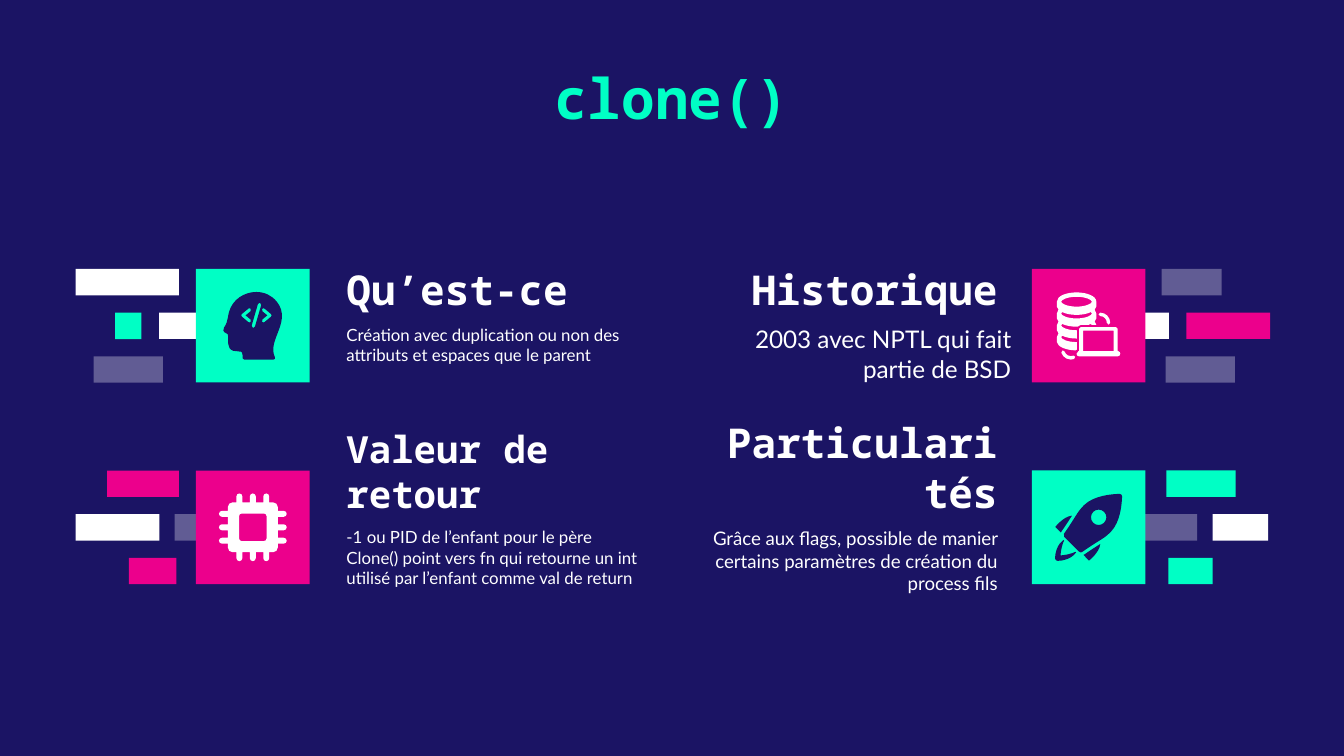
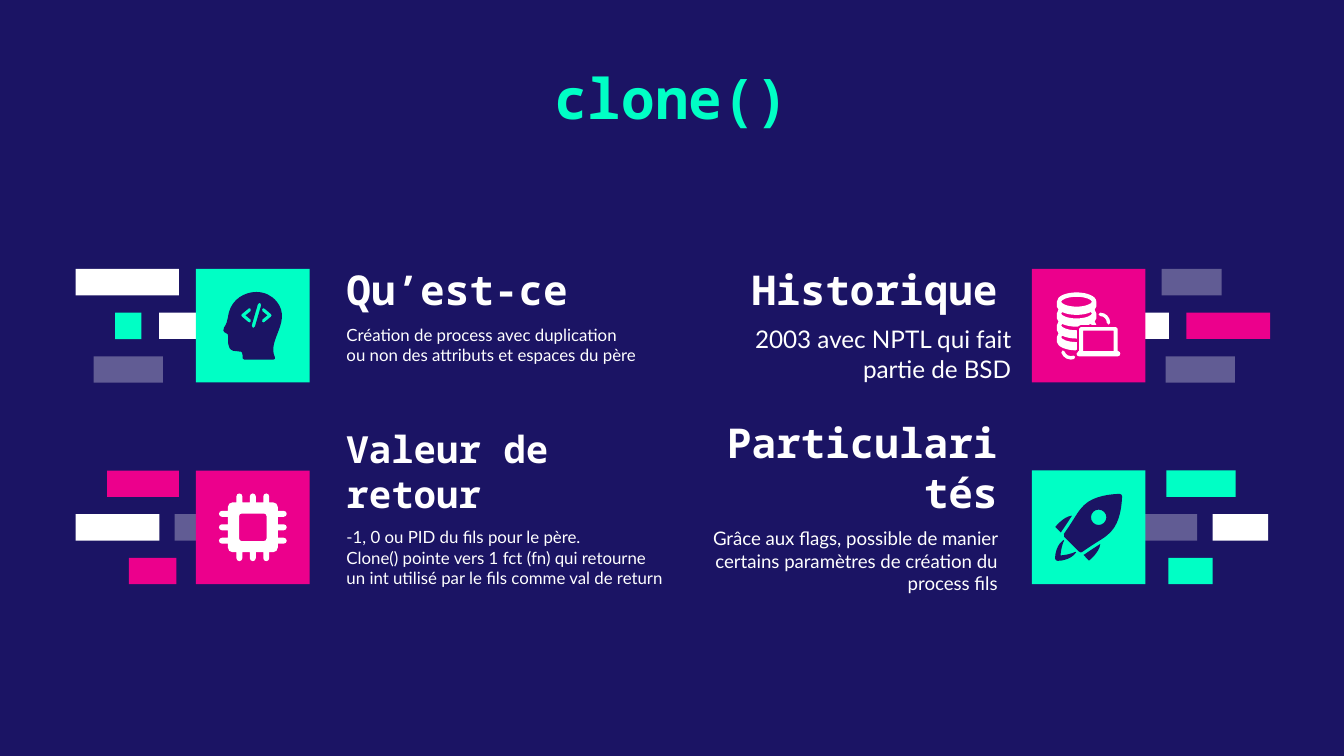
Before and after one commit to leomols97/sysg6_2022, a slide deck: slide 19 of Août/MOLS_FORK_VFORK_CLONE/Documents/MOLS_FORK_VFORK_CLONE.pptx. Drawn at 1344x756 pixels with LibreOffice and Linux fonts; fonts in the diff are those of the drawing. Boxes give left, top, right and bottom in pixels: in the first picture for what was removed or moved away, otherwise in the second. Text is boxed around its words. In the diff, an @@ line names an element or a change of style, - is before the commit and + after.

```diff
--- a/Août/MOLS_FORK_VFORK_CLONE/Documents/MOLS_FORK_VFORK_CLONE.pptx
+++ b/Août/MOLS_FORK_VFORK_CLONE/Documents/MOLS_FORK_VFORK_CLONE.pptx
@@ text at <box>346,328,636,364</box>: text changed @@
-Création avec duplication ou non des attributs et espaces que le parent
+Création de process avec duplication ou non des attributs et espaces du père
@@ text at <box>346,530,662,587</box>: text changed @@
--1 ou PID de l’enfant pour le père
-Clone() point vers fn qui retourne un int utilisé par l’enfant comme val de return
+-1, 0 ou PID du fils pour le père.
+Clone() pointe vers 1 fct (fn) qui retourne un int utilisé par le fils comme val de return
```
Also in this commit, not shown: 19 other slides changed, 1 slide removed, 7 other files.
